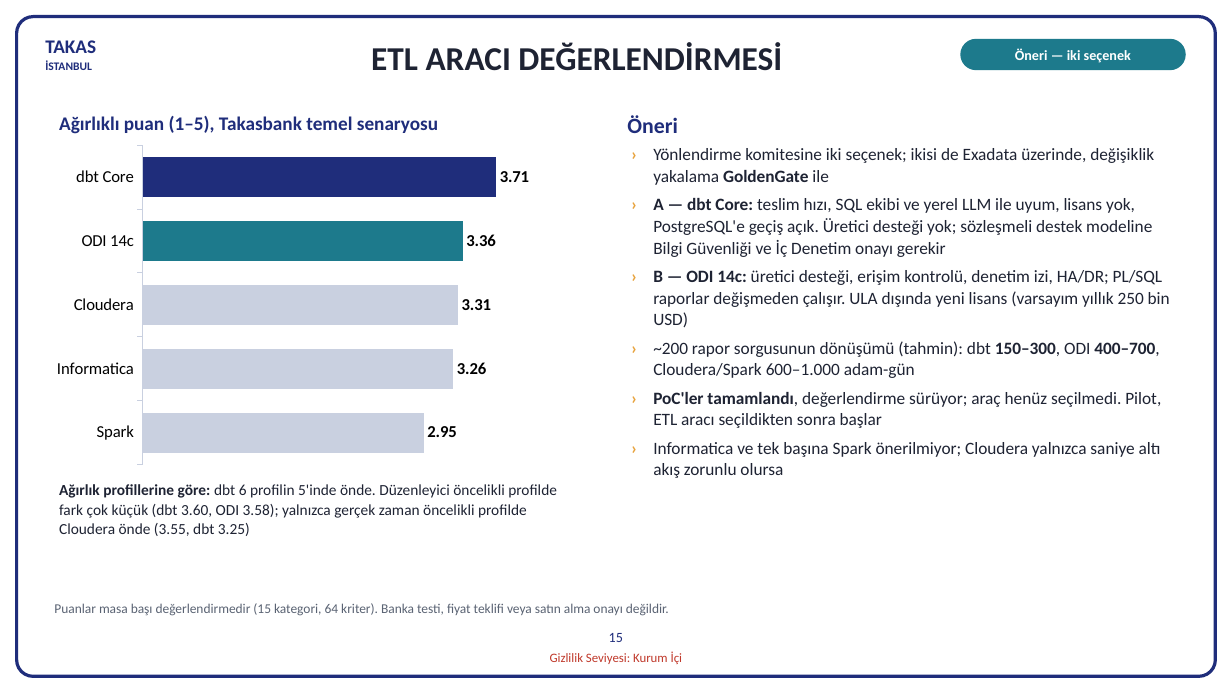
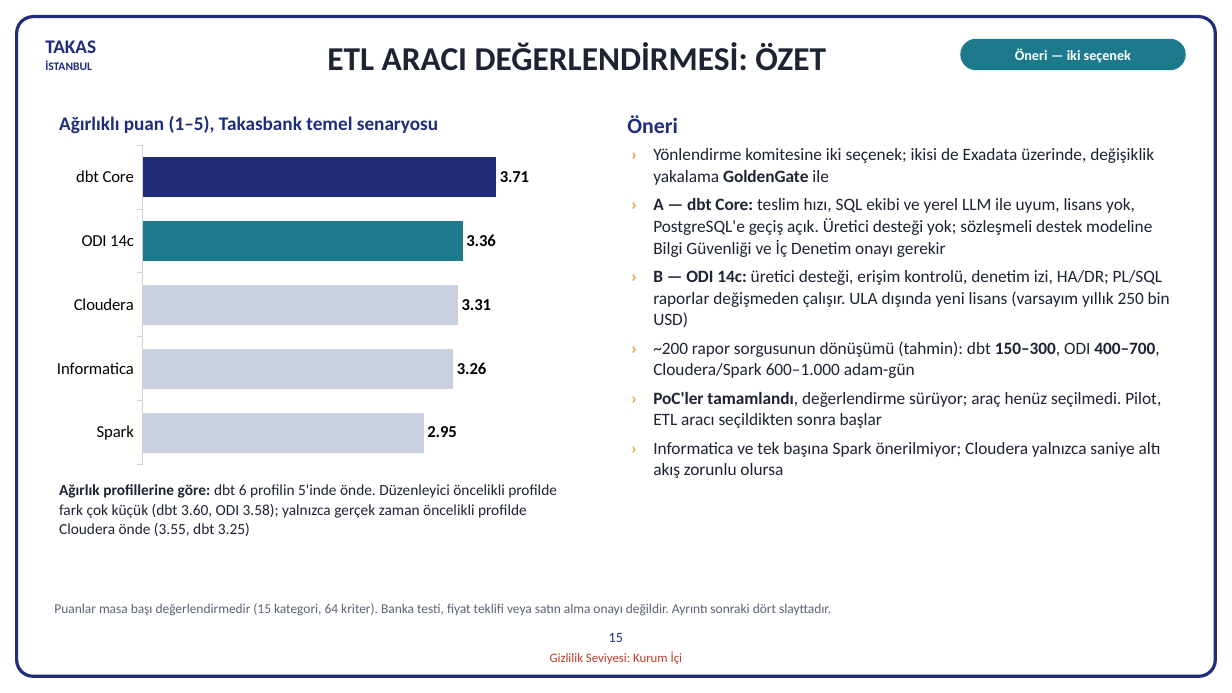
Before and after one commit to hanifidemirel0/Cursor-Projects, a slide deck: slide 15 of outputs/dwh-sunum-kasim-2026/5 - DWHSunum_Kasim2026.pptx. Drawn at 1232x693 pixels with LibreOffice and Linux fonts; fonts in the diff are those of the drawing. Boxes give left, top, right and bottom in pixels: in the first picture for what was removed or moved away, otherwise in the second. Text is boxed around its words. In the diff, an @@ line names an element or a change of style, - is before the commit and + after.

```diff
--- a/outputs/dwh-sunum-kasim-2026/5 - DWHSunum_Kasim2026.pptx
+++ b/outputs/dwh-sunum-kasim-2026/5 - DWHSunum_Kasim2026.pptx
@@ text at [327, 43, 826, 71]: text changed @@
-ETL ARACI DEĞERLENDİRMESİ
+ETL ARACI DEĞERLENDİRMESİ: ÖZET
@@ text at [54, 603, 831, 616]: text changed @@
-Puanlar masa başı değerlendirmedir (15 kategori, 64 kriter). Banka testi, fiyat teklifi veya satın alma onayı değildir.
+Puanlar masa başı değerlendirmedir (15 kategori, 64 kriter). Banka testi, fiyat teklifi veya satın alma onayı değildir. Ayrıntı sonraki dört slayttadır.
```
Also in this commit, not shown: 7 other slides changed, 4 slides added, 3 other files.
